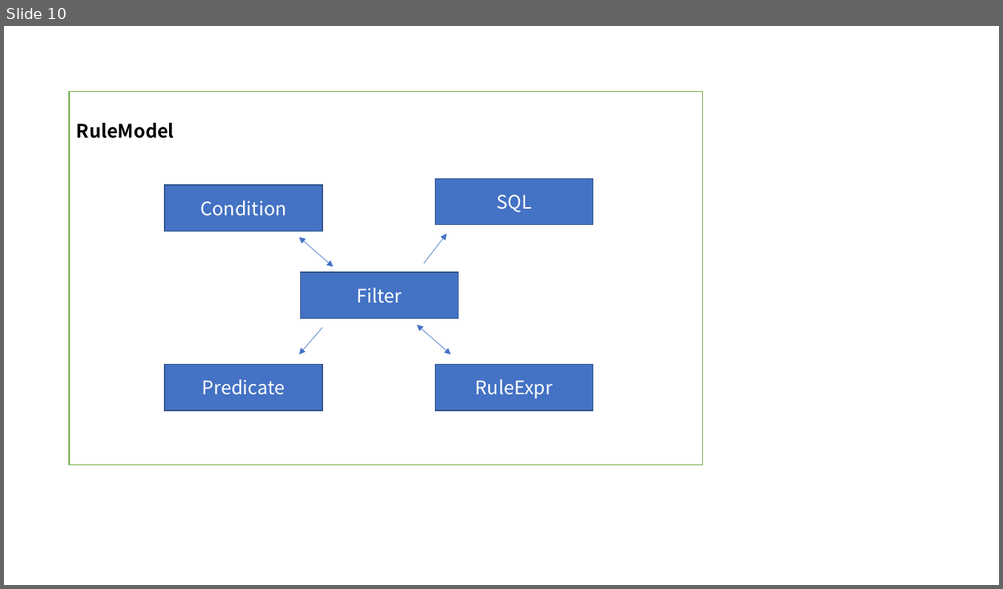
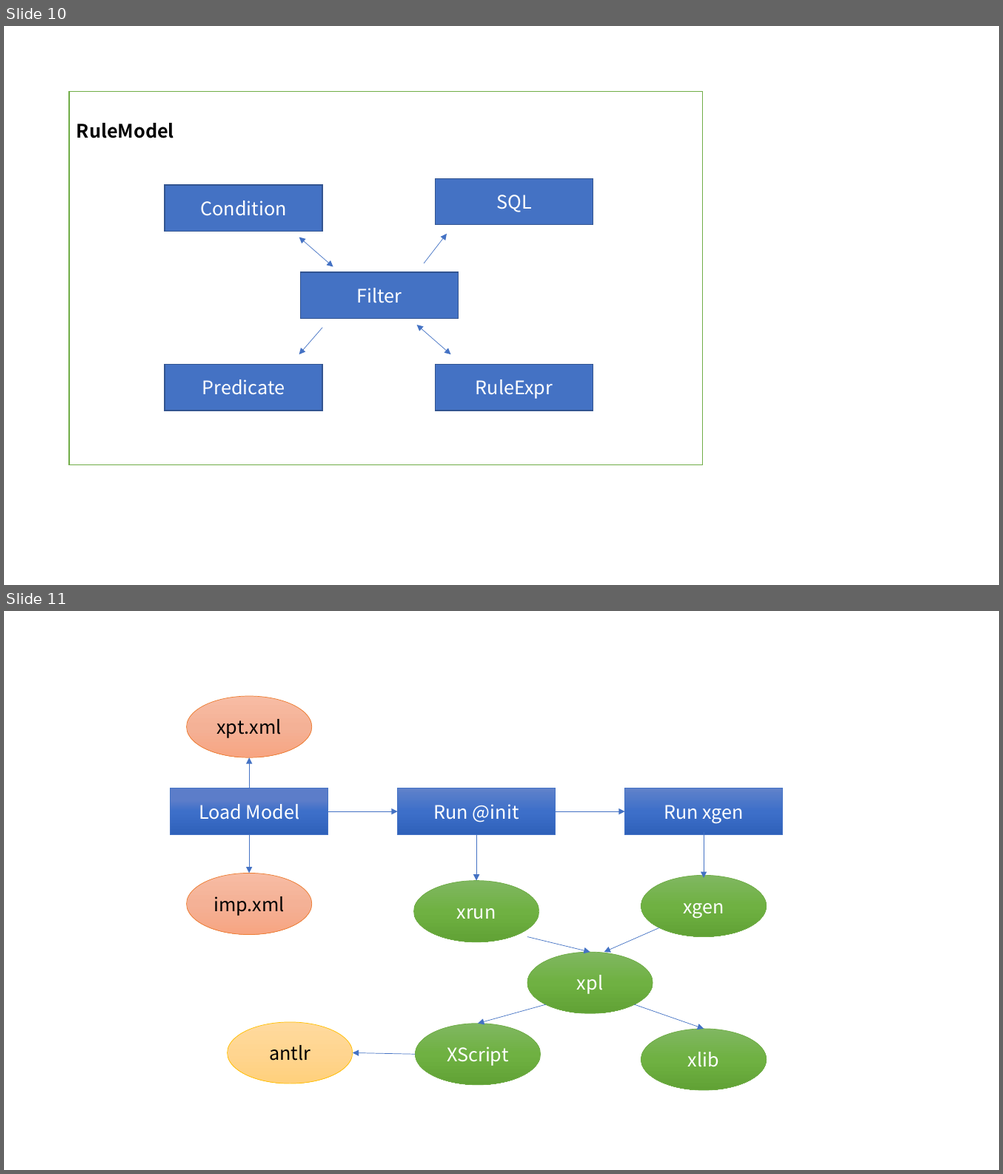
Before and after one commit to nop-platform/nop-entropy-docs, a slide deck: src/ppt/ref-images.pptx. Shown one above the other, each under a label of ours: slide 10 before the commit, slides 10 and 11 after it. The pictures are 1003x589 and 1003x1174 pixels, drawn with LibreOffice and Linux fonts; fonts in the diff are those of the drawing. Boxes give left, top, right and bottom in pixels: in the first picture for what was removed or moved away, otherwise in the second. Text is boxed around its words. In the diff, an @@ line names an element or a change of style, - is before the commit and + after.

```diff
--- a/src/ppt/ref-images.pptx
+++ b/src/ppt/ref-images.pptx
@@ slide 11 added at (x1=4, y1=611, x2=999, y2=1170), background #FFFFFF @@
@@ ellipse added at (x1=187, y1=696, x2=312, y2=758), fill gradient #F7BDA5 to #F5B196 to #F8A582, outline #ED7D31 0.5 pt, 18 pt, text #000000 @@
+xpt.xml
@@ arrow added from (250, 789) to (250, 758), #4472C4 0.5 pt @@
@@ rectangle added at (x1=170, y1=789, x2=328, y2=834), fill gradient #5C7FC9 to #3E70CA to #3062BB, outline #4472C4 0.5 pt, 18 pt, text #FFFFFF @@
+Load Model
@@ rectangle added at (x1=397, y1=789, x2=555, y2=834), fill gradient #6183CB to #3E70CA to #3062BB, outline #4472C4 0.5 pt, 18 pt, text #FFFFFF @@
+Run @init
@@ rectangle added at (x1=625, y1=789, x2=782, y2=834), fill gradient #6183CB to #3E70CA to #3062BB, outline #4472C4 0.5 pt, 18 pt, text #FFFFFF @@
+Run xgen
@@ arrow added from (328, 812) to (397, 812), #4472C4 0.5 pt @@
@@ arrow added from (555, 812) to (625, 812), #4472C4 0.5 pt @@
@@ arrow added from (704, 832) to (704, 878), #4472C4 0.5 pt @@
@@ arrow added from (250, 834) to (250, 874), #4472C4 0.5 pt @@
@@ arrow added from (476, 834) to (476, 881), #4472C4 0.5 pt @@
@@ ellipse added at (x1=187, y1=874, x2=312, y2=936), fill gradient #F7BDA5 to #F5B196 to #F8A582, outline #ED7D31 0.5 pt, 18 pt, text #000000 @@
+imp.xml
@@ ellipse added at (x1=641, y1=876, x2=766, y2=938), fill gradient #81B861 to #6FB242 to #62A336, outline #70AD47 0.5 pt, 18 pt, text #FFFFFF @@
+xgen
@@ ellipse added at (x1=414, y1=881, x2=539, y2=943), fill gradient #81B861 to #6FB242 to #62A336, outline #70AD47 0.5 pt, 18 pt, text #FFFFFF @@
+xrun
@@ arrow added from (527, 937) to (589, 952), #4472C4 0.5 pt @@
@@ arrow added from (659, 928) to (604, 952), #4472C4 0.5 pt @@
@@ ellipse added at (x1=527, y1=952, x2=652, y2=1014), fill gradient #81B861 to #6FB242 to #62A336, outline #70AD47 0.5 pt, 18 pt, text #FFFFFF @@
+xpl
@@ arrow added from (546, 1005) to (478, 1024), #4472C4 0.5 pt @@
@@ arrow added from (634, 1005) to (704, 1029), #4472C4 0.5 pt @@
@@ ellipse added at (x1=227, y1=1023, x2=353, y2=1085), fill gradient #FFDB9E to #FFD590 to #FFD07C, outline #FFC000 0.5 pt, 18 pt, text #000000 @@
+antlr
@@ ellipse added at (x1=415, y1=1024, x2=540, y2=1085), fill gradient #81B861 to #6FB242 to #62A336, outline #70AD47 0.5 pt, 18 pt, text #FFFFFF @@
+XScript
@@ ellipse added at (x1=641, y1=1029, x2=766, y2=1091), fill gradient #81B861 to #6FB242 to #62A336, outline #70AD47 0.5 pt, 18 pt, text #FFFFFF @@
+xlib
@@ arrow added from (415, 1055) to (353, 1054), #4472C4 0.5 pt @@
```
Also in this commit, not shown: 3 other slides added, 11 other files.
